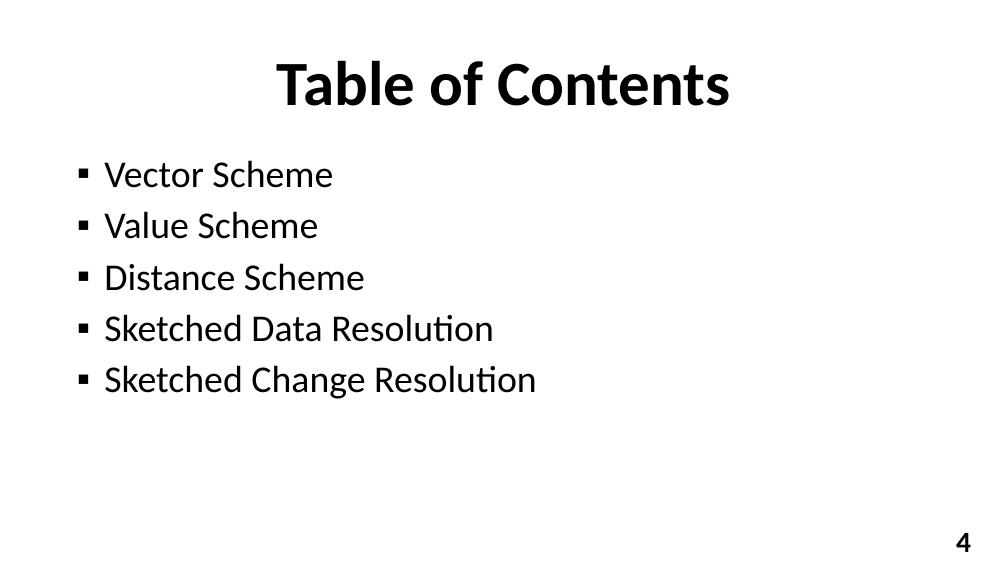
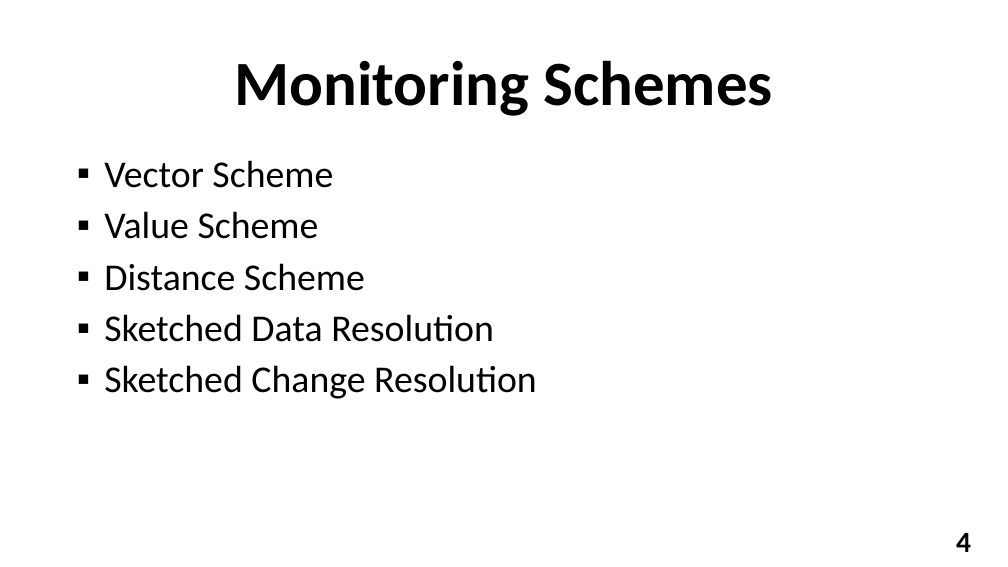
Before and after one commit to YuvalAlf/Distributed-Monitoring, a slide deck: slide 4 of What We Did So Far Dec 2018.pptx. Drawn at 1008x567 pixels with LibreOffice and Linux fonts; fonts in the diff are those of the drawing; background and template pictures are left out. Boxes give left, top, right and bottom in pixels: in the first picture for what was removed or moved away, otherwise in the second. Text is boxed around its words. In the diff, an @@ line names an element or a change of style, - is before the commit and + after.

```diff
--- a/What We Did So Far Dec 2018.pptx
+++ b/What We Did So Far Dec 2018.pptx
@@ title at <box>235,60,773,116</box>: text changed @@
-Table of Contents
+Monitoring Schemes
```
Also in this commit, not shown: 10 other slides changed, 2 slides added, 2 slides removed.
